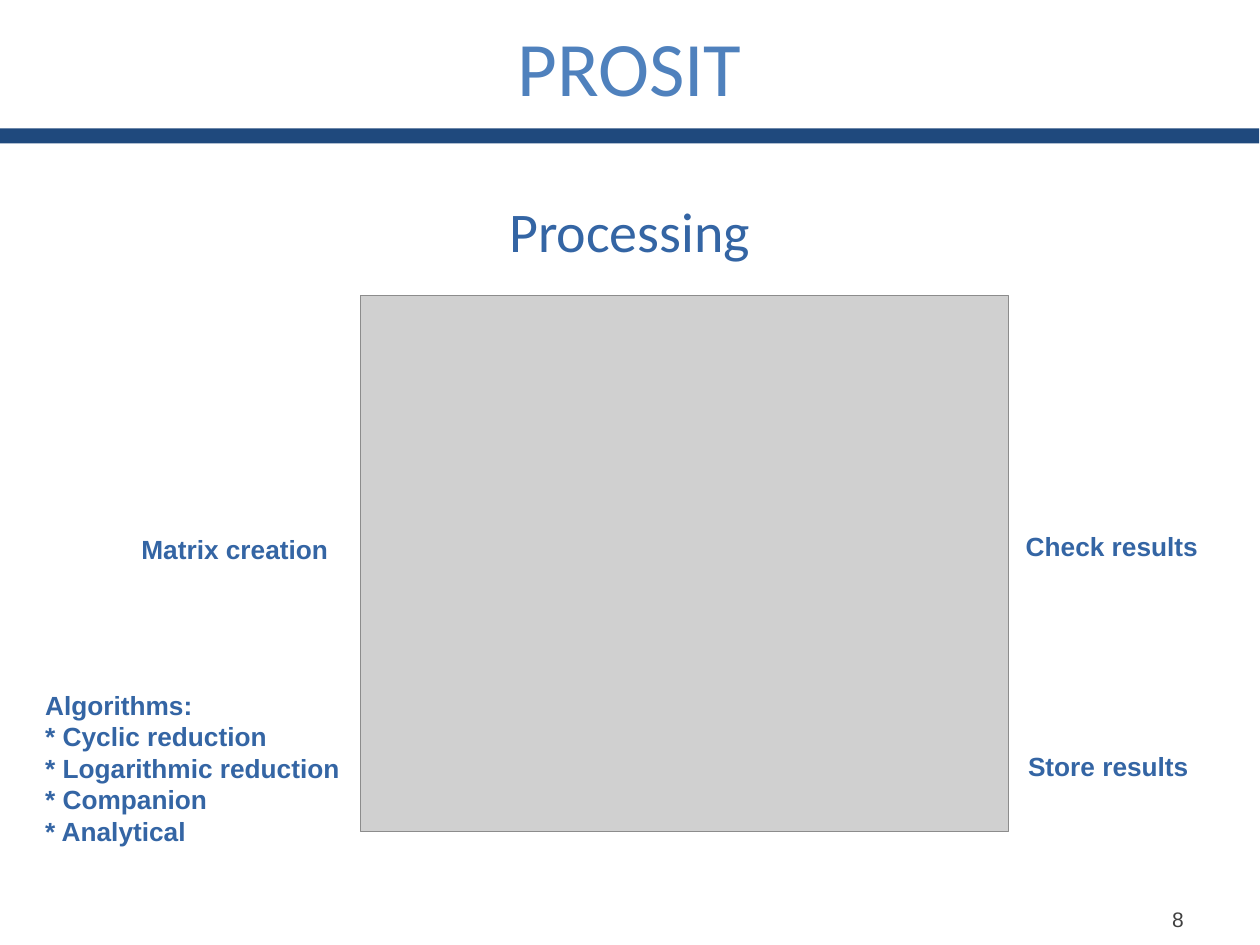
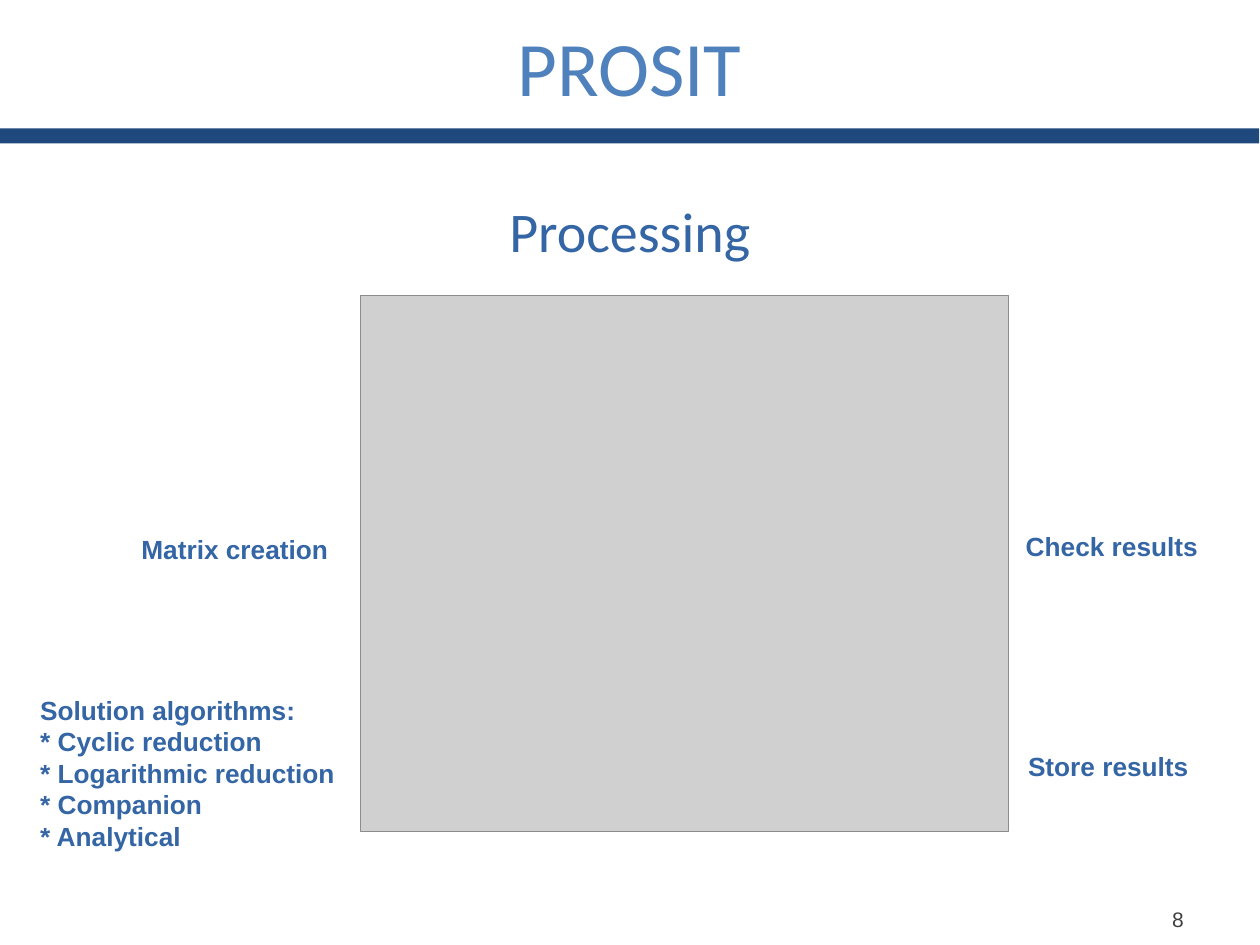
Before and after one commit to GianlucaBortoli/bachelorThesis, a slide deck: slide 9 of slides/slides.pptx. Drawn at 1260x945 pixels with LibreOffice and Linux fonts; fonts in the diff are those of the drawing; grey boxes stand for pictures. Boxes give left, top, right and bottom in pixels: in the first picture for what was removed or moved away, otherwise in the second. Text is boxed around its words. In the diff, an @@ line names an element or a change of style, - is before the commit and + after.

```diff
--- a/slides/slides.pptx
+++ b/slides/slides.pptx
@@ text at box(40, 701, 295, 726): text changed @@
-Algorithms:
+Solution algorithms:
```
Also in this commit, not shown: 1 other slide changed, 1 slide added, 2 other files.
